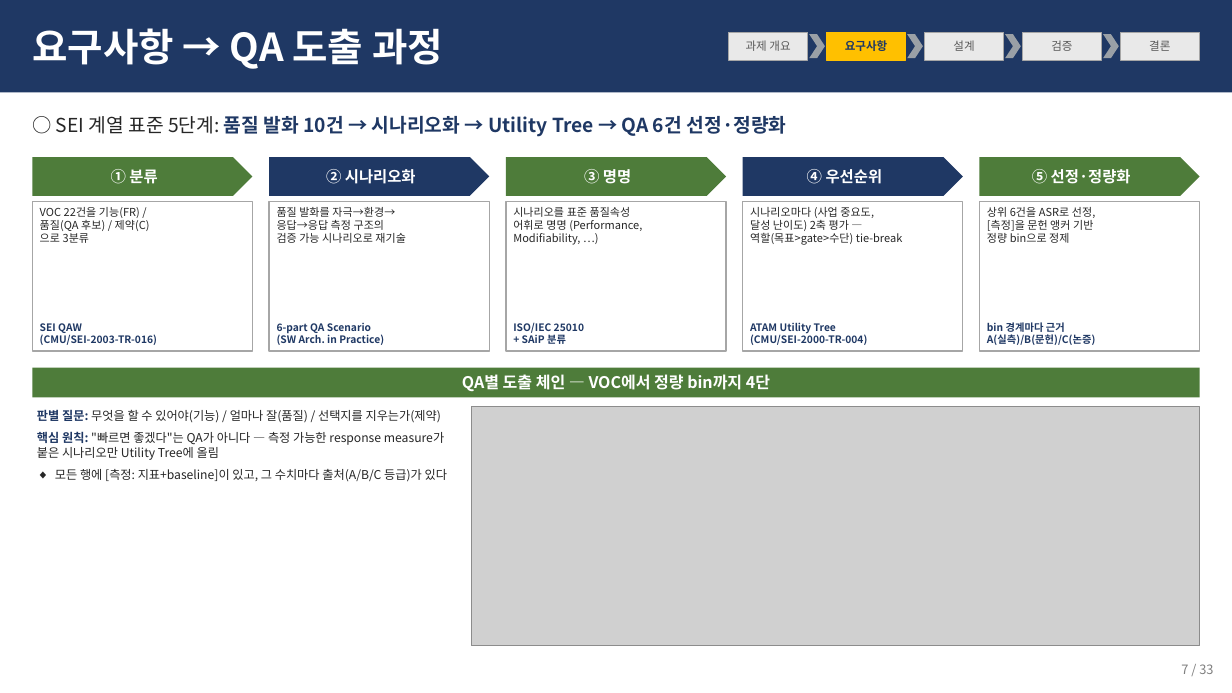
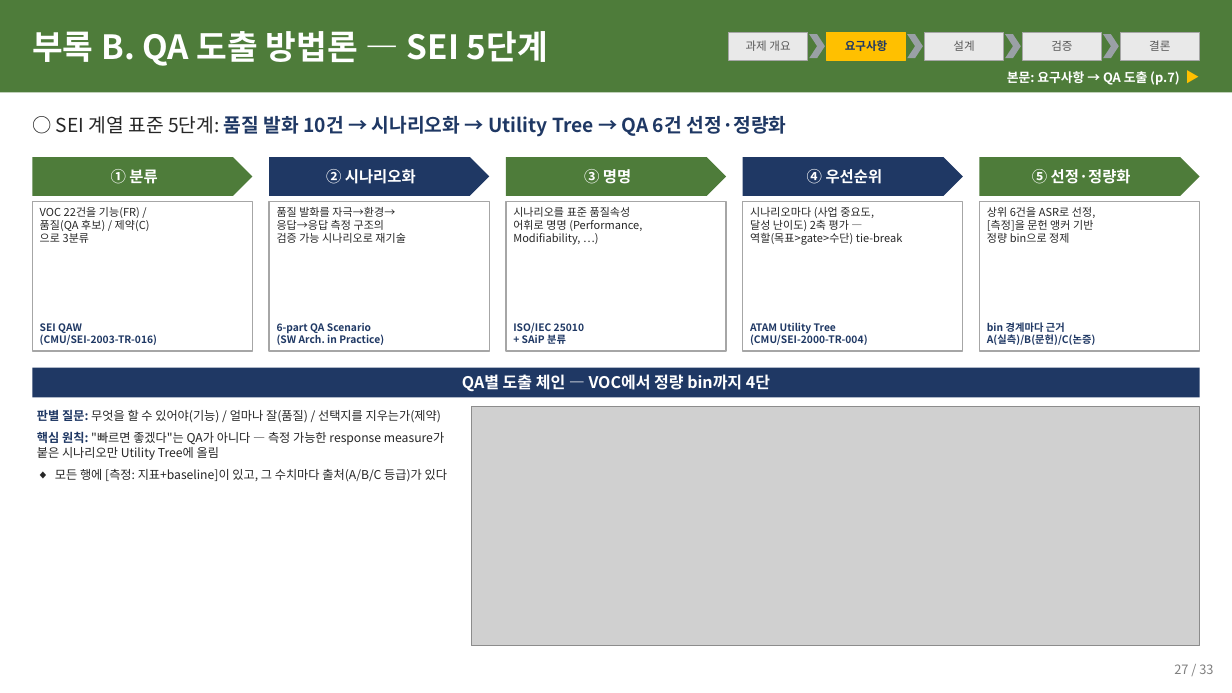
Before and after one commit to mkim0628/architect, a slide deck: slide 7 of docs/mcr_req_deck.pptx (slide 3 before the commit). Drawn at 1232x693 pixels with LibreOffice and Linux fonts; fonts in the diff are those of the drawing; grey boxes stand for pictures. Boxes give left, top, right and bottom in pixels: in the first picture for what was removed or moved away, otherwise in the second. Text is boxed around its words. In the diff, an @@ line names an element or a change of style, - is before the commit and + after.

```diff
--- a/docs/mcr_req_deck.pptx
+++ b/docs/mcr_req_deck.pptx
@@ rectangle at (0,0,1232,92): fill #1F3864 to #4E7C3A @@
@@ text at (32,31,548,66): text changed; size 30 to 26 pt @@
-요구사항 → QA 도출 과정
+부록 B. QA 도출 방법론 — SEI 5단계
@@ text added at (1007,71,1179,85), 10 pt, text #FFFFFF, bold @@
+본문: 요구사항 → QA 도출 (p.7) ▶
@@ rectangle at (32,368,1200,397): fill #4E7C3A to #1F3864 @@
@@ text at (1174,664,1213,674): text changed @@
-7 / 33
+27 / 33
```
Also in this commit, not shown: 3 other slides changed, 8 slides added, 1 other file.
